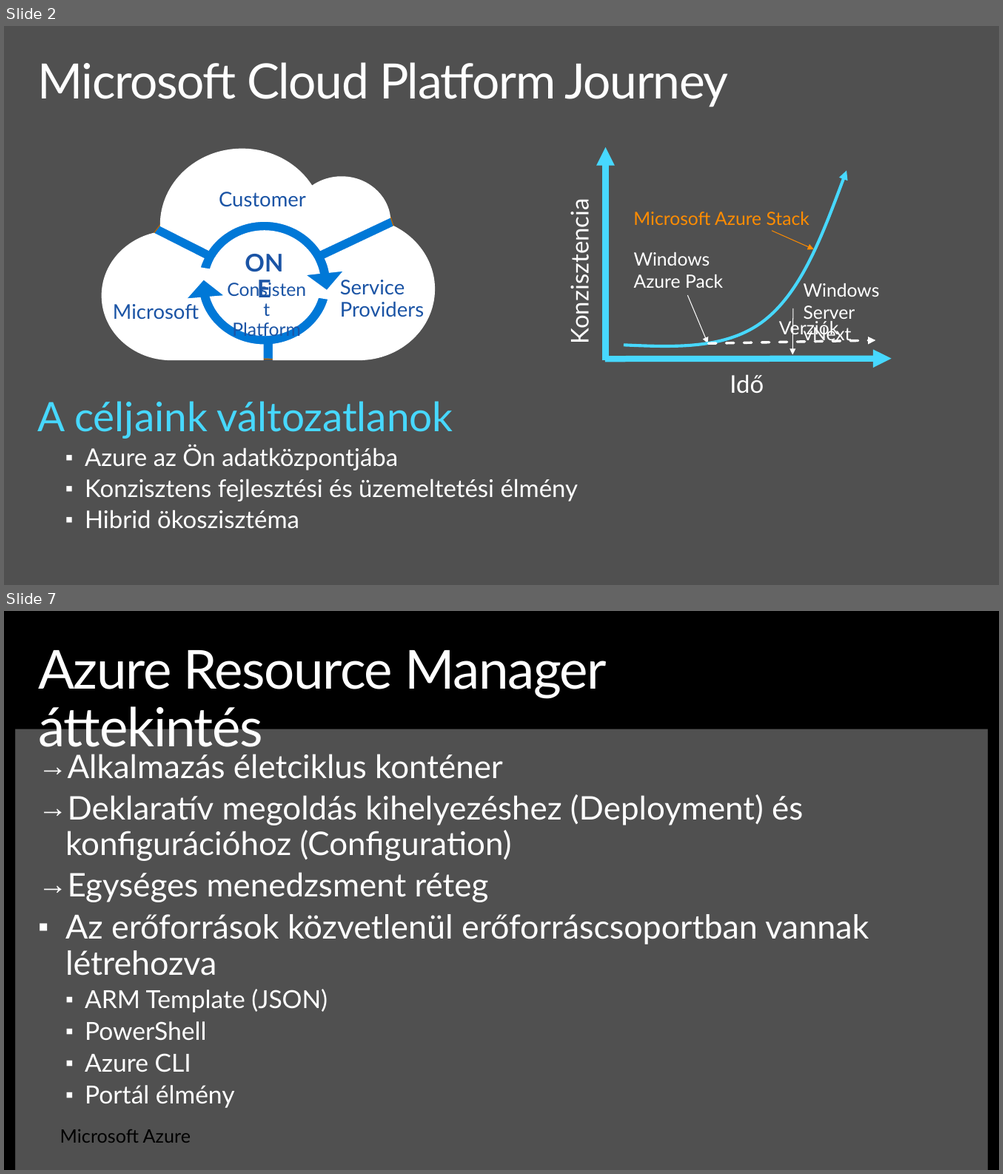
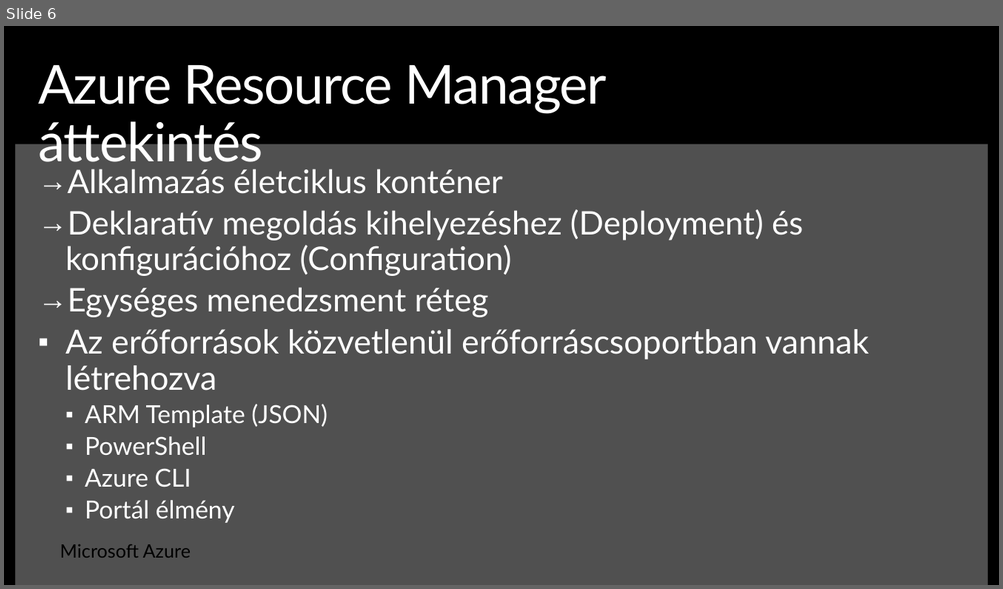
Before and after one commit to ITForumHungary/ITForum2016-DevOps, a slide deck: Session1-Introduction_to_DevOps-Infrastructure_as_Code/Presentation-Session1-Intro_to_DevOps-IaC.pptx. Shown one above the other, each under a label of ours: slides 2 and 7 before the commit, slide 6 after it; the slides between them are not shown. The pictures are 1003x1174 and 1003x589 pixels, drawn with LibreOffice and Linux fonts; fonts in the diff are those of the drawing; background and template pictures are left out. Boxes give left, top, right and bottom in pixels: in the first picture for what was removed or moved away, otherwise in the second. Text is boxed around its words. In the diff, an @@ line names an element or a change of style, - is before the commit and + after.

Commit message:
added draft presentations

```diff
--- a/Session1-Introduction_to_DevOps-Infrastructure_as_Code/Presentation-Session1-Intro_to_DevOps-IaC.pptx
+++ b/Session1-Introduction_to_DevOps-Infrastructure_as_Code/Presentation-Session1-Intro_to_DevOps-IaC.pptx
@@ slide 2 removed at (4, 26, 999, 585), background #505050 @@
@@ title removed at (37, 62, 728, 107) @@
-Microsoft Cloud Platform Journey
@@ arrow removed from (605, 361) to (605, 147) @@
@@ freeform shape removed at (623, 171, 846, 346) @@
@@ rectangle removed at (623, 175, 724, 358) @@
@@ freeform shape removed at (623, 171, 846, 346) @@
@@ rectangle removed at (708, 175, 821, 358) @@
@@ rectangle removed at (813, 167, 863, 358) @@
@@ text removed at (564, 212, 594, 340) @@
-Konzisztencia
@@ text removed at (633, 212, 809, 225) @@
-Microsoft Azure Stack
@@ group removed at (101, 149, 435, 361): 5 texts, 2 freeform shapes @@
-Customer
-Service
-Providers
-Microsoft
-Consistent
-Platform
-ONE
@@ arrow removed from (772, 231) to (814, 249) @@
@@ rectangle removed at (801, 244, 824, 266) @@
@@ triangle removed at (801, 244, 824, 266) @@
@@ text removed at (634, 252, 723, 288) @@
-Windows
-Azure Pack
@@ text removed at (803, 284, 879, 343) @@
-Windows Server
-vNext
@@ arrow removed from (687, 295) to (708, 343) @@
@@ arrow removed from (793, 308) to (792, 355) @@
@@ text removed at (779, 320, 839, 339) @@
-Verziók
@@ arrow removed from (708, 343) to (875, 340) @@
@@ arrow removed from (605, 360) to (891, 359) @@
@@ text removed at (729, 375, 763, 393) @@
-Idő
@@ text removed at (38, 401, 578, 529) @@
-A céljaink változatlanok
-  ▪ Azure az Ön adatközpontjába
-  ▪ Konzisztens fejlesztési és üzemeltetési élmény
-  ▪ Hibrid ökoszisztéma
@@ what was slide 7 is now slide 6 @@
```
Also in this commit, not shown: 5 slides added, 14 other slides removed, 5 other files.
